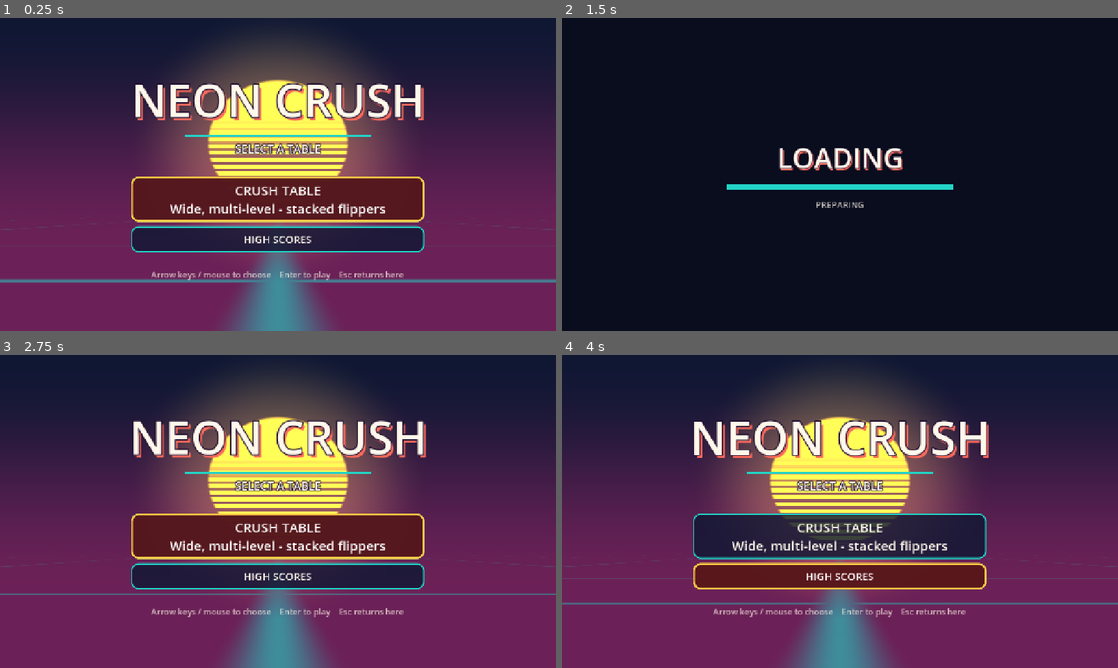
Above: before the commit, frames 1-4 (two rows, left to right).
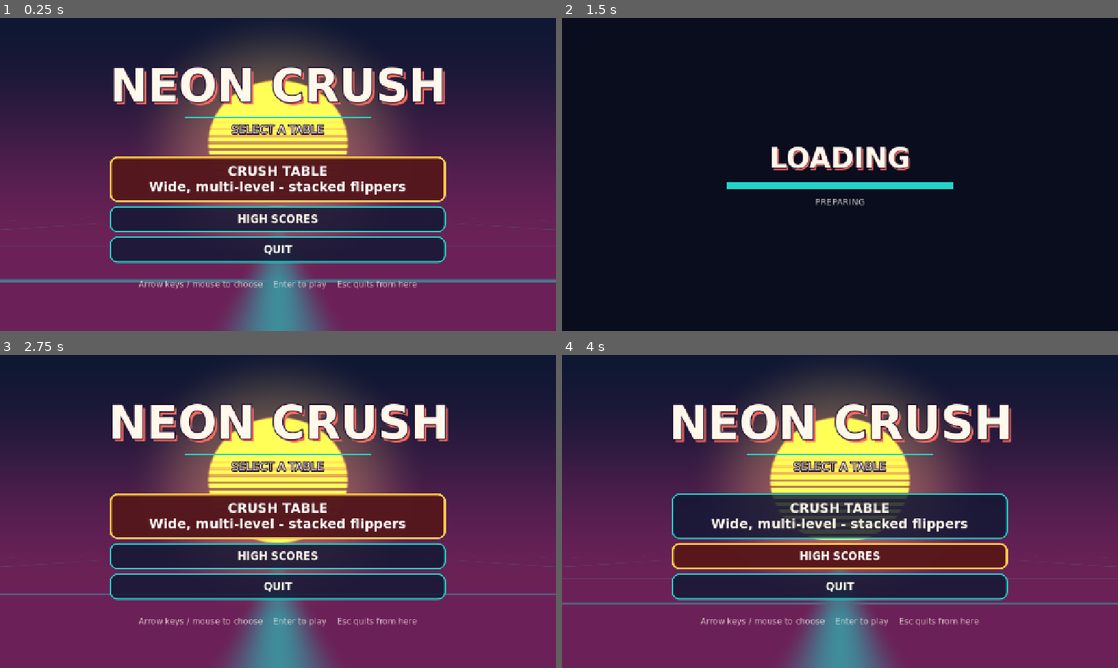
Above: after the commit, the same moments.

Repository: eddieedease/gdpb
Game: Godot game, scene res://scenes/table_select.tscn
Same seed, same stepped clock (60 frames per second), same inputs: the game is played once before the commit and once after it. Sound files missing from this copy of the repository are replaced by a short silence.
Inputs:
- Up to frame 1 (0.25 s): no input
- Up to frame 2 (1.5 s): click "HIGH SCORES" at 0.5 s; click "MENU" at 1.25 s
- Up to frame 3 (2.75 s): hold E (nudge_right) from 2.03 s (still down); tap Backspace at 2.1 s
- Up to frame 4 (4 s): release E (nudge_right) at 2.78 s; hold Down (ui_down) 2.78-3.53 s; tap Backspace at 2.85 s; hold E (nudge_right) from 3.53 s (still down); hold Space (launch) from 3.53 s (still down)

The runs differ from the first frame. In frame 1, 24% of the frame differs, in the area x 19-81%, y 15-87%; in frame 2, 1.9%; in frame 3, 24%; in frame 4, 26%.

Commit message:
Add a quit option, fix the NUL parse error, and smarten the look
Quit is on the title screen now, and Esc there quits too - it is the top
of the menu tree, so there was nowhere left to back out to.

The "Unexpected NUL character" error was Godot trying to parse
assets/tabledesign/table.ai as text. That file has to stay in the repo,
so the folder gets a .gdignore - nothing in it is referenced by a scene.

Bumpers were reading as traffic cones for two reasons: a steep taper from
full radius down to 0.62, and a y offset the builder set that the caller
then overwrote, which sank half the mesh below the board and left only
the narrow end showing. They are now built the way a real pop bumper is -
base ring, barely tapered skirt, narrow post, and a wide domed cap
overhanging it. The cap being wider than what holds it up is the whole
silhouette. Its emission is way down too; lit hard under the environment
glow it blew out to a flat white blob and took the colour with it.

The font is Trebuchet MS with a heavy cut for anything that shouts.
These are SystemFont resources rather than a bundled file, so nothing
binary joins the repo - the trade is that they depend on the player's
machine. Dropping a .ttf in assets/fonts/ and repointing
gui/theme/custom_font is the export-safe upgrade when we want it.

Co-Authored-By: Claude Opus 5 <noreply@anthropic.com>

Diff:
--- a/project.godot
+++ b/project.godot
@@ -35,6 +35,12 @@
 window/size/mode=3
 window/stretch/mode="canvas_items"
 window/stretch/aspect="keep_width"
+
+[gui]
+
+; Sets ThemeDB's fallback font, so every Control AND every Label3D picks it up
+; without each one having to ask for it.
+theme/custom_font="res://resources/font_body.tres"
 
 [input]
 
--- /dev/null
+++ b/resources/font_body.tres
@@ -0,0 +1,19 @@
+[gd_resource type="SystemFont" format=3]
+
+; The game's body font. A SystemFont picks the first family the machine
+; actually has, so this needs no font file in the repo and degrades to the
+; engine default if none of them are present.
+;
+; Trebuchet MS is the pick: humanist and slightly playful (the flared M, the
+; curled descenders) without tipping into novelty, and it stays readable at the
+; small sizes the backbox status line uses. Candara and Segoe UI back it up.
+;
+; TO BUNDLE A REAL FONT INSTEAD: drop a .ttf in assets/fonts/ and point
+; gui/theme/custom_font in project.godot at it. That is the export-safe option -
+; a system font is only guaranteed on machines that happen to have it.
+
+[resource]
+font_names = PackedStringArray("Trebuchet MS", "Candara", "Segoe UI", "DejaVu Sans")
+font_weight = 400
+antialiasing = 1
+subpixel_positioning = 1
--- /dev/null
+++ b/resources/font_display.tres
@@ -0,0 +1,11 @@
+[gd_resource type="SystemFont" format=3]
+
+; The heavy cut of the body font, for headings, the marquee, the big score and
+; the +N popups - anything that should shout rather than inform. Same families
+; as font_body.tres so the two never look like different typefaces.
+
+[resource]
+font_names = PackedStringArray("Trebuchet MS", "Candara", "Segoe UI", "DejaVu Sans")
+font_weight = 700
+antialiasing = 1
+subpixel_positioning = 1
--- a/scenes/advanced_table.tscn
+++ b/scenes/advanced_table.tscn
@@ -34,14 +34,14 @@
 [sub_resource type="Curve2D" id="Curve2D_ai1wt"]
 resource_local_to_scene = true
 _data = {
-"points": PackedVector2Array(0, 0, 0, 0, -189.11853, 131.45166, 0, 0, 0, 0, 385.9568, -251.7492, -104.75783, 57.57081, 104.75783, -57.57081, 517.2638, -335.12024, 125.576096, -70.971634, -125.576096, 70.971634, 684.14417, -89.06592, 0, 0, 0, 0, -83.04785, 292.9348)
+"points": PackedVector2Array(0, 0, 0, 0, -189.11853, 131.45166, 0, 0, 0, 0, 385.9568, -251.7492, -100.77938, 63.31911, 100.77938, -63.31911, 517.2638, -335.12024, 125.576096, -70.971634, -125.576096, 70.971634, 684.14417, -89.06592, 0, 0, 0, 0, -83.04785, 292.9348)
 }
 point_count = 5
 
 [sub_resource type="Curve2D" id="Curve2D_tgrry"]
 resource_local_to_scene = true
 _data = {
-"points": PackedVector2Array(0, 0, 0, 0, 117.737915, 51.601837, 125.7499, -413.53815, -125.7499, 413.53815, 1139.8567, 226.8228)
+"points": PackedVector2Array(0, 0, 0, 0, 117.737915, 51.601837, -7.96653, -468.33472, 7.96653, 468.33472, 1115.7448, 248.69998)
 }
 point_count = 2
 
@@ -90,7 +90,7 @@
 [node name="BallSpawn" type="Marker2D" parent="." unique_id=257382769]
 position = Vector2(1120, 2360)
 
-[node name="BallEntry" type="Marker2D" parent="."]
+[node name="BallEntry" type="Marker2D" parent="." unique_id=2114343637]
 position = Vector2(640, 300)
 
 [node name="WallLeft" parent="." unique_id=1669833305 instance=ExtResource("5_6qs8c")]
@@ -136,11 +136,11 @@
 
 [node name="Bumper4" parent="." unique_id=260161831 instance=ExtResource("7_t1bve")]
 modulate = Color(0.7, 0.85, 1, 1)
-position = Vector2(173, 1080)
+position = Vector2(159, 1131)
 
 [node name="Bumper7" parent="." unique_id=1159808320 instance=ExtResource("7_t1bve")]
 modulate = Color(0.8, 1, 0.85, 1)
-position = Vector2(216, 528.9999)
+position = Vector2(289, 528.9999)
 rotation = 0.10427204
 
 [node name="Bumper8" parent="." unique_id=529326980 instance=ExtResource("7_t1bve")]
@@ -240,6 +240,7 @@
 channel_width = 50.0
 mouth_flare = 0.885
 smoothness = 2.982
+channel_color = Color(0, 0.8117647, 0.85882354, 0.85490197)
 
 [node name="Rail" parent="." unique_id=470856065 instance=ExtResource("16_rail")]
 position = Vector2(215.99998, 1345)
@@ -248,6 +249,7 @@
 
 [node name="Ambiance" type="CanvasLayer" parent="." unique_id=692629535]
 layer = 5
+visible = false
 
 [node name="Vignette" type="ColorRect" parent="Ambiance" unique_id=77046938]
 modulate = Color(1, 1, 1, 0.34117648)
--- a/scripts/crush_view.gd
+++ b/scripts/crush_view.gd
@@ -208,6 +208,9 @@
 const COND_DONE_COLOR := Color(0.35, 1.0, 0.48)
 const COND_LANES_COLOR := Color(0.72, 0.62, 1.0)
 const MISSION_COLOR := Color(0.55, 0.92, 1.0)
+## Heavy cut for the backbox readout, the score popups and the completion
+## banner. Body text uses the project default font and needs no reference.
+const DISPLAY_FONT := preload("res://resources/font_display.tres")
 var _targets: Array = []      # drop-target blocks; see _build_target_visuals
 var _lights: Array = []       # rollover discs; see _build_rollover_visuals
 var _spinners: Array = []   # spinner blades; see _build_spinner_visuals
@@ -399,6 +402,7 @@
 func _on_points_scored(points: int, at: Vector2) -> void:
 	var lbl := Label3D.new()
 	lbl.text = "+%d" % points
+	lbl.font = DISPLAY_FONT
 	lbl.font_size = 110
 	lbl.outline_size = 26
 	lbl.modulate = Color(1.0, 0.88, 0.2)
@@ -1174,6 +1178,7 @@
 func _backbox_label(text: String, size: int, col: Color, pos: Vector3) -> Label3D:
 	var lbl := Label3D.new()
 	lbl.text = text
+	lbl.font = DISPLAY_FONT
 	lbl.font_size = size
 	lbl.pixel_size = 0.012
 	lbl.modulate = col
@@ -1337,6 +1342,7 @@
 	var centre := _table_to_world(Vector2(table_size.x * 0.5, table_size.y * 0.6))
 	var lbl := Label3D.new()
 	lbl.text = "%s\nCOMPLETE" % title
+	lbl.font = DISPLAY_FONT
 	lbl.font_size = 170
 	# Near-white on a heavy dark outline. The accent yellow read as muddy orange
 	# against the dark playfield and the confetti in front of it.
@@ -1765,51 +1771,99 @@
 				k.flashed.connect(_on_kicker_flashed.bind(mesh, mesh.scale))
 
 
-## A pop bumper: skirt drum, bright cap, and a glowing collar.
+## A pop bumper, built as the real thing is: a base ring on the playfield, a
+## short skirt, a slim post, and a wide domed cap overhanging it. The mushroom
+## silhouette - cap WIDER than what holds it up - is what makes it read as a
+## bumper. An earlier version was a single steeply tapered cylinder with a small
+## dome on top, which just read as a traffic cone. It was also positioned so half
+## of it sat below the board (the builder set a y offset the caller then
+## overwrote), leaving only the narrow end showing.
+##
+## Everything is a CHILD of an empty root at board level, so the caller can place
+## the root on any tier without having to know the bumper's internal layout.
 func _build_bumper_drum(radius: float, col: Color) -> MeshInstance3D:
 	var root := MeshInstance3D.new()
+	var h := bumper_height
+
+	# Base ring sitting flat on the board, a little wider than the cap.
+	var collar := MeshInstance3D.new()
+	var ring := TorusMesh.new()
+	ring.inner_radius = radius * 0.96
+	ring.outer_radius = radius * 1.14
+	collar.mesh = ring
+	collar.position.y = h * 0.03
+	collar.material_override = _emissive_mat(accent_bright, 1.8)
+	root.add_child(collar)
+
+	# Skirt: the part the ball actually strikes. Barely tapered - a strong taper
+	# is exactly what made this look conical.
+	var skirt := MeshInstance3D.new()
 	var body := CylinderMesh.new()
-	body.top_radius = radius * 0.62
-	body.bottom_radius = radius
-	body.height = bumper_height
-	root.mesh = body
-	root.position.y = bumper_height * 0.5
+	body.bottom_radius = radius * 0.97
+	body.top_radius = radius * 0.86
+	body.height = h * 0.5
+	skirt.mesh = body
+	skirt.position.y = h * 0.25
 	var mat := StandardMaterial3D.new()
 	mat.albedo_color = col
 	mat.roughness = 0.35
 	mat.metallic = 0.25
-	root.material_override = mat
-
+	skirt.material_override = mat
+	root.add_child(skirt)
+
+	# Narrow post, so the cap reads as overhanging rather than continuous.
+	var post := MeshInstance3D.new()
+	var stem := CylinderMesh.new()
+	stem.bottom_radius = radius * 0.34
+	stem.top_radius = radius * 0.30
+	stem.height = h * 0.22
+	post.mesh = stem
+	post.position.y = h * 0.61
+	post.material_override = _emissive_mat(col.lightened(0.15), 0.5)
+	root.add_child(post)
+
+	# Flattened dome cap - a full hemisphere reads as a ball on a stick.
 	var cap := MeshInstance3D.new()
 	var dome := SphereMesh.new()
-	dome.radius = radius * 0.62
-	dome.height = radius * 0.62
+	dome.radius = radius * 0.92
+	dome.height = radius * 0.78
 	dome.is_hemisphere = true
 	cap.mesh = dome
-	cap.position.y = bumper_height * 0.5
+	cap.position.y = h * 0.72
 	var cmat := StandardMaterial3D.new()
-	cmat.albedo_color = col.lightened(0.45)
+	# Restrained on purpose. Lit hard AND lightened, the cap blew out to a flat
+	# white blob under the environment glow - the dome shape and the bumper's own
+	# colour both disappeared. The cap should read as coloured plastic lit from
+	# within, not as a lamp.
+	cmat.albedo_color = col.lightened(0.22)
+	cmat.roughness = 0.22
 	cmat.emission_enabled = true
 	cmat.emission = col
-	cmat.emission_energy_multiplier = 1.6
+	cmat.emission_energy_multiplier = 0.5
 	cap.material_override = cmat
 	root.add_child(cap)
 
-	var collar := MeshInstance3D.new()
-	var ring := TorusMesh.new()
-	ring.inner_radius = radius * 0.94
-	ring.outer_radius = radius * 1.06
-	collar.mesh = ring
-	collar.position.y = -bumper_height * 0.5 + 0.012
-	var omat := StandardMaterial3D.new()
-	omat.shading_mode = BaseMaterial3D.SHADING_MODE_UNSHADED
-	omat.albedo_color = accent_bright
-	omat.emission_enabled = true
-	omat.emission = accent_bright
-	omat.emission_energy_multiplier = 1.8
-	collar.material_override = omat
-	root.add_child(collar)
+	# Bright rim around the cap's lower edge - the lit band on a real bumper cap,
+	# and what makes it pop against the board under the neon lighting.
+	var rim := MeshInstance3D.new()
+	var rimring := TorusMesh.new()
+	rimring.inner_radius = radius * 0.86
+	rimring.outer_radius = radius * 0.98
+	rim.mesh = rimring
+	rim.position.y = h * 0.74
+	rim.material_override = _emissive_mat(col.lightened(0.5), 1.5)
+	root.add_child(rim)
 	return root
+
+
+func _emissive_mat(col: Color, energy: float) -> StandardMaterial3D:
+	var m := StandardMaterial3D.new()
+	m.shading_mode = BaseMaterial3D.SHADING_MODE_UNSHADED
+	m.albedo_color = col
+	m.emission_enabled = true
+	m.emission = col
+	m.emission_energy_multiplier = energy
+	return m
 
 
 ## Extrude a closed 2D collision polygon into a solid wedge (walls + top cap).
--- a/scripts/hud.gd
+++ b/scripts/hud.gd
@@ -19,6 +19,10 @@
 
 
 func _ready() -> void:
+	# The three labels from hud.tscn are the loud kind, so they take the heavy
+	# cut. Done here rather than in the scene so there is one place that decides.
+	for lbl in [score_label, balls_label, message_label]:
+		lbl.add_theme_font_override("font", MenuTheme.DISPLAY_FONT)
 	_build_mission_bar()
 	GameManager.score_changed.connect(_on_score_changed)
 	GameManager.balls_changed.connect(_on_balls_changed)
@@ -58,6 +62,7 @@
 	_mission_label.offset_top = 12.0
 	_mission_label.offset_bottom = 44.0
 	_mission_label.horizontal_alignment = HORIZONTAL_ALIGNMENT_CENTER
+	_mission_label.add_theme_font_override("font", MenuTheme.DISPLAY_FONT)
 	_mission_label.add_theme_font_size_override("font_size", 24)
 	_mission_label.add_theme_color_override("font_color", MenuTheme.C_CREAM)
 	_mission_label.add_theme_color_override("font_outline_color", Color(0.05, 0.05, 0.1))
--- a/scripts/menu_theme.gd
+++ b/scripts/menu_theme.gd
@@ -11,6 +11,11 @@
 const C_DEEP := Color(0.06, 0.09, 0.20)
 const C_CREAM := Color(1.0, 0.97, 0.92)
 const C_INK := Color(0.12, 0.05, 0.18)
+
+## The heavy cut, for anything that should shout rather than inform. The regular
+## weight is the project's default font (gui/theme/custom_font), so it needs no
+## reference here - only the display face has to be asked for.
+const DISPLAY_FONT := preload("res://resources/font_display.tres")
 
 ## Sunset sky, banded sun and a scrolling perspective grid - all procedural, so
 ## the front end needs no art assets.
@@ -66,6 +71,7 @@
 	var lbl := Label.new()
 	lbl.text = text
 	lbl.horizontal_alignment = HORIZONTAL_ALIGNMENT_CENTER
+	lbl.add_theme_font_override("font", DISPLAY_FONT)
 	lbl.add_theme_font_size_override("font_size", size)
 	lbl.add_theme_color_override("font_color", C_CREAM)
 	lbl.add_theme_color_override("font_shadow_color", C_CORAL)
@@ -96,6 +102,7 @@
 	focus.border_color = C_SUN
 	focus.set_border_width_all(4)
 
+	btn.add_theme_font_override("font", DISPLAY_FONT)
 	btn.add_theme_stylebox_override("normal", normal)
 	btn.add_theme_stylebox_override("hover", hover)
 	btn.add_theme_stylebox_override("pressed", focus)
--- a/scripts/table_select.gd
+++ b/scripts/table_select.gd
@@ -85,12 +85,20 @@
 	scores_btn.pressed.connect(_on_high_scores)
 	box.add_child(scores_btn)
 
+	var quit_btn := Button.new()
+	quit_btn.text = "QUIT"
+	quit_btn.custom_minimum_size = Vector2(560, 60)
+	quit_btn.add_theme_font_size_override("font_size", 24)
+	MenuTheme.style_button(quit_btn)
+	quit_btn.pressed.connect(_on_quit)
+	box.add_child(quit_btn)
+
 	var spacer2 := Control.new()
 	spacer2.custom_minimum_size = Vector2(0, 18)
 	box.add_child(spacer2)
 
 	var hint := Label.new()
-	hint.text = "Arrow keys / mouse to choose    Enter to play    Esc returns here"
+	hint.text = "Arrow keys / mouse to choose    Enter to play    Esc quits from here"
 	hint.horizontal_alignment = HORIZONTAL_ALIGNMENT_CENTER
 	hint.add_theme_font_size_override("font_size", 19)
 	hint.add_theme_color_override("font_color", MenuTheme.C_CREAM)
@@ -118,3 +126,18 @@
 
 func _on_high_scores() -> void:
 	SceneLoader.goto("res://scenes/high_scores.tscn")
+
+
+## Esc on the title screen quits too - it is the top of the menu tree, so there
+## is nowhere left to back out to.
+func _unhandled_input(event: InputEvent) -> void:
+	if event.is_action_pressed("ui_cancel"):
+		get_viewport().set_input_as_handled()
+		_on_quit()
+
+
+func _on_quit() -> void:
+	# Let the settings file and anything else mid-write finish, then close the
+	# window properly rather than killing the process - quit() runs the normal
+	# shutdown, so autoloads get their notifications.
+	get_tree().quit()
Not shown, added: assets/tabledesign/.gdignore
Not shown, removed: assets/tabledesign/example.png.import
